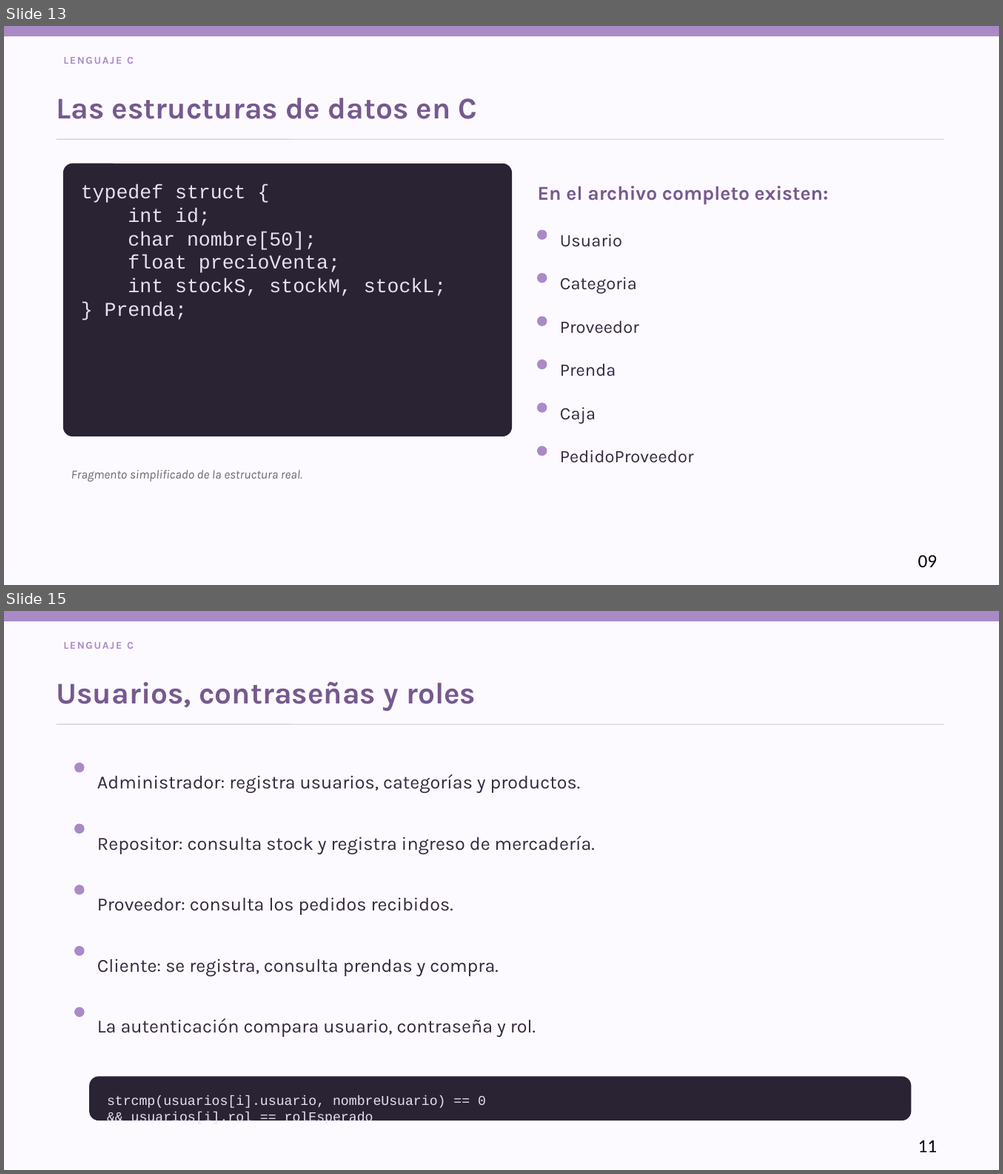
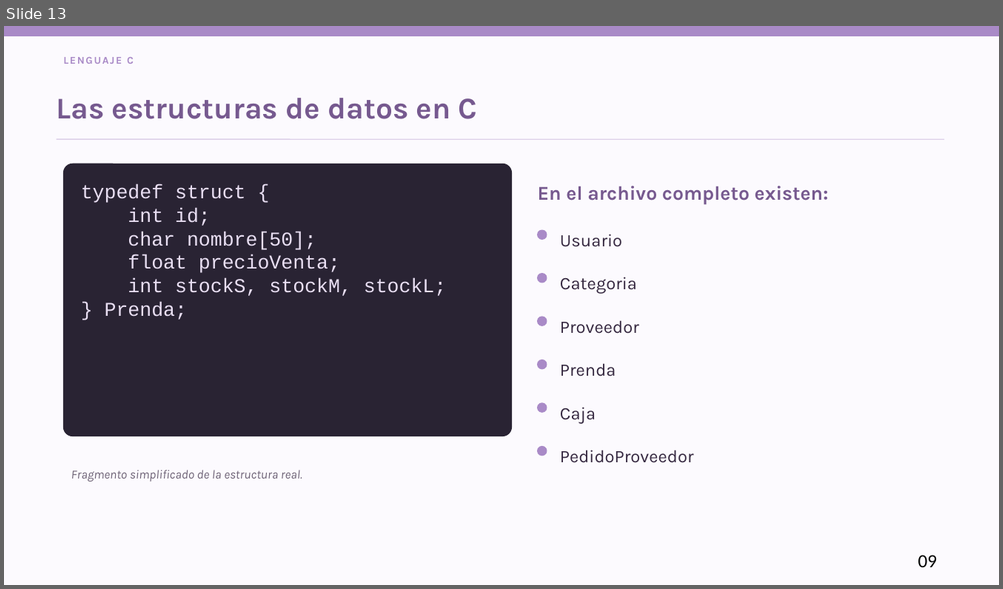
Before and after one commit to Daiiveliz/ProyectoIndumentariaPro, a slide deck: TIENDA_PRO_Presentacion_Equipo_y_GitHub.pptx. Shown one above the other, each under a label of ours: slides 13 and 15 before the commit, slide 13 after it; the slides between them are not shown. The pictures are 1003x1174 and 1003x589 pixels, drawn with LibreOffice and Linux fonts; fonts in the diff are those of the drawing. Boxes give left, top, right and bottom in pixels: in the first picture for what was removed or moved away, otherwise in the second. Text is boxed around its words. In the diff, an @@ line names an element or a change of style, - is before the commit and + after.

```diff
--- a/TIENDA_PRO_Presentacion_Equipo_y_GitHub.pptx
+++ b/TIENDA_PRO_Presentacion_Equipo_y_GitHub.pptx
@@ slide 15 removed at <box>4,611,999,1170</box>, background #FCFAFE @@
@@ rectangle removed at <box>4,611,999,621</box> @@
@@ text removed at <box>63,642,134,649</box> @@
-LENGUAJE C
@@ text removed at <box>57,682,475,711</box> @@
-Usuarios, contraseñas y roles
@@ line removed from (57, 724) to (944, 724) @@
@@ ellipse removed at <box>75,763,84,772</box> @@
@@ text removed at <box>97,775,580,793</box> @@
-Administrador: registra usuarios, categorías y productos.
@@ ellipse removed at <box>75,824,84,833</box> @@
@@ text removed at <box>97,836,595,854</box> @@
-Repositor: consulta stock y registra ingreso de mercadería.
@@ ellipse removed at <box>75,886,84,894</box> @@
@@ text removed at <box>97,897,453,915</box> @@
-Proveedor: consulta los pedidos recibidos.
@@ ellipse removed at <box>75,947,84,956</box> @@
@@ text removed at <box>97,959,498,977</box> @@
-Cliente: se registra, consulta prendas y compra.
@@ ellipse removed at <box>75,1008,84,1017</box> @@
@@ text removed at <box>97,1019,535,1037</box> @@
-La autenticación compara usuario, contraseña y rol.
@@ rounded rectangle removed at <box>90,1077,910,1121</box> @@
@@ text removed at <box>107,1096,486,1126</box> @@
-strcmp(usuarios[i].usuario, nombreUsuario) == 0
-&& usuarios[i].rol == rolEsperado
@@ text removed at <box>918,1140,937,1153</box> @@
-11
```
Also in this commit, not shown: 3 slides changed, 3 slides added, 1 other slide removed.
